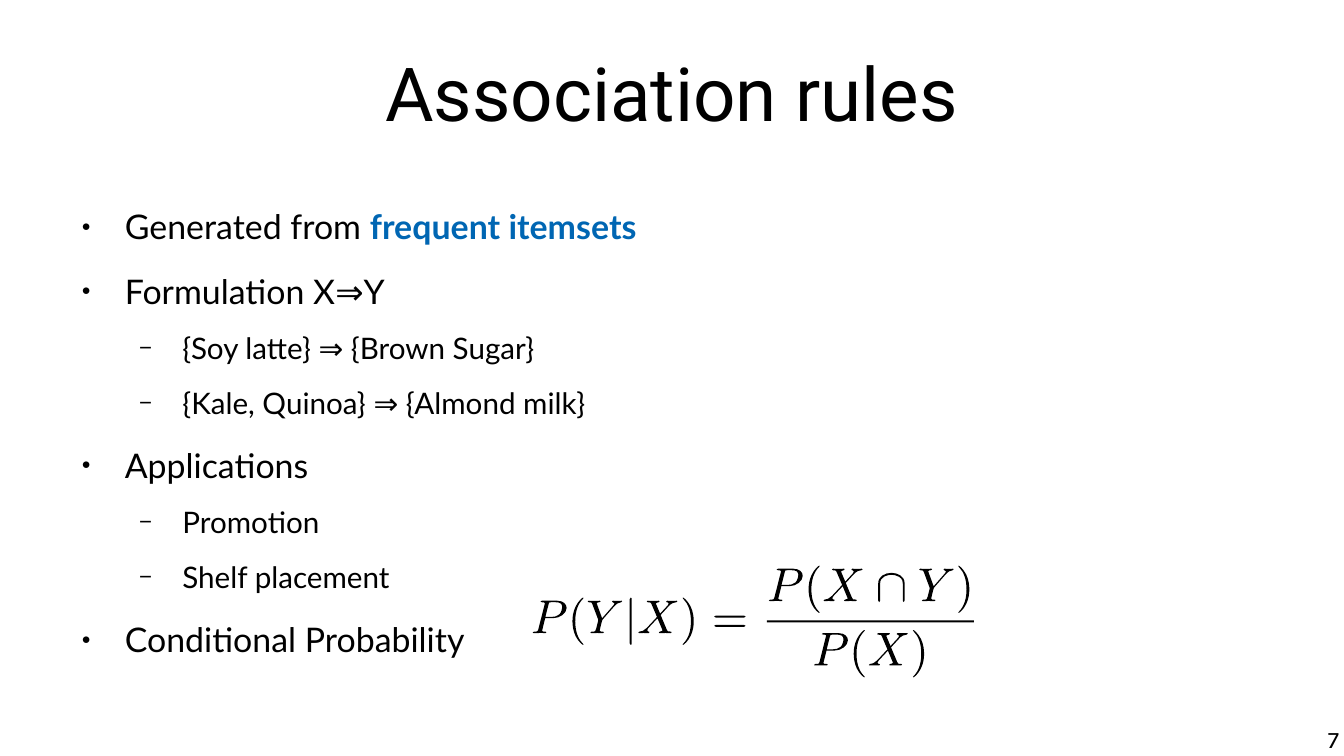
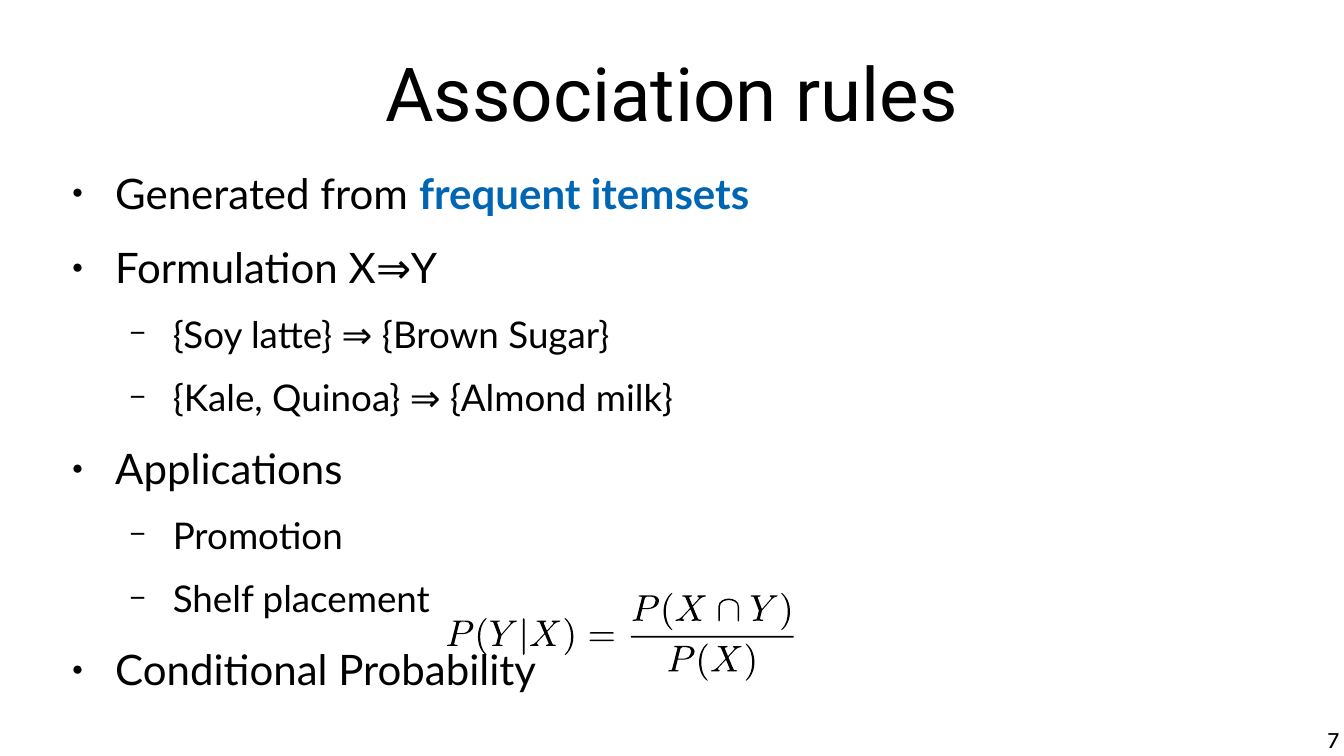
Before and after one commit to chatox/data-mining-course, a slide deck: slide 7 of theory/odp/tt11_itemsets.odp. Drawn at 1344x756 pixels with LibreOffice and Linux fonts; fonts in the diff are those of the drawing. Boxes give left, top, right and bottom in pixels: in the first picture for what was removed or moved away, otherwise in the second. Text is boxed around its words. In the diff, an @@ line names an element or a change of style, - is before the commit and + after.

```diff
--- a/theory/odp/tt11_itemsets.odp
+++ b/theory/odp/tt11_itemsets.odp
@@ text "Generated from frequent itemsets": place and size @@
-text "Generated from frequent itemsets" at bbox=[125, 214, 637, 658]
+text "Generated from frequent itemsets" at bbox=[115, 178, 749, 619]
@@ text "Generated from frequent itemsets" at bbox=[115, 178, 749, 619]: size 20 to 24.8 pt in "Generated from frequent itemsets", "Formulation X⇒Y", "Applications", "Conditional Probability"; size 17.5 to 21.7 pt in "{Soy latte} ⇒ {Brown Sugar}", "{Kale, Quinoa} ⇒ {Almond milk}", "Promotion", "Shelf placement" @@
@@ freeform shape removed at bbox=[959, 566, 970, 613] @@
@@ freeform shape: place and size @@
-freeform shape at bbox=[639, 601, 678, 634]
+freeform shape at bbox=[633, 595, 660, 621]
@@ freeform shape: place and size @@
-freeform shape at bbox=[683, 598, 694, 645]
+freeform shape at bbox=[663, 593, 672, 629]
@@ freeform shape: place and size @@
-freeform shape at bbox=[715, 616, 746, 627]
+freeform shape at bbox=[676, 595, 706, 621]
@@ freeform shape: place and size @@
-freeform shape at bbox=[878, 573, 905, 602]
+freeform shape at bbox=[718, 599, 739, 622]
@@ freeform shape: place and size @@
-freeform shape at bbox=[770, 570, 804, 602]
+freeform shape at bbox=[751, 595, 778, 621]
@@ freeform shape: place and size @@
-freeform shape at bbox=[809, 566, 820, 613]
+freeform shape at bbox=[782, 593, 790, 629]
@@ freeform shape removed at bbox=[824, 570, 863, 602] @@
@@ freeform shape removed at bbox=[920, 570, 954, 602] @@
@@ freeform shape added at bbox=[446, 621, 473, 646], fill #000000 @@
@@ freeform shape added at bbox=[478, 618, 487, 655], fill #000000 @@
@@ freeform shape added at bbox=[490, 621, 517, 646], fill #000000 @@
@@ freeform shape: place and size @@
-freeform shape at bbox=[629, 598, 632, 645]
+freeform shape at bbox=[523, 618, 524, 655]
@@ freeform shape: place and size @@
-freeform shape at bbox=[533, 601, 567, 634]
+freeform shape at bbox=[531, 621, 561, 646]
@@ freeform shape: place and size @@
-freeform shape at bbox=[573, 598, 584, 645]
+freeform shape at bbox=[565, 618, 573, 655]
@@ freeform shape: place and size @@
-freeform shape at bbox=[588, 601, 622, 634]
+freeform shape at bbox=[589, 633, 613, 642]
@@ freeform shape: place and size @@
-freeform shape at bbox=[767, 621, 974, 623]
+freeform shape at bbox=[632, 637, 794, 638]
@@ freeform shape: place and size @@
-freeform shape at bbox=[870, 633, 909, 666]
+freeform shape at bbox=[668, 646, 695, 672]
@@ freeform shape: place and size @@
-freeform shape at bbox=[913, 631, 924, 678]
+freeform shape at bbox=[699, 644, 707, 681]
@@ freeform shape: place and size @@
-freeform shape at bbox=[815, 633, 849, 666]
+freeform shape at bbox=[711, 646, 742, 672]
@@ freeform shape: place and size @@
-freeform shape at bbox=[854, 631, 865, 678]
+freeform shape at bbox=[746, 644, 755, 681]
```
Also in this commit, not shown: 17 other slides changed, 3 slides added, 2 other files.
